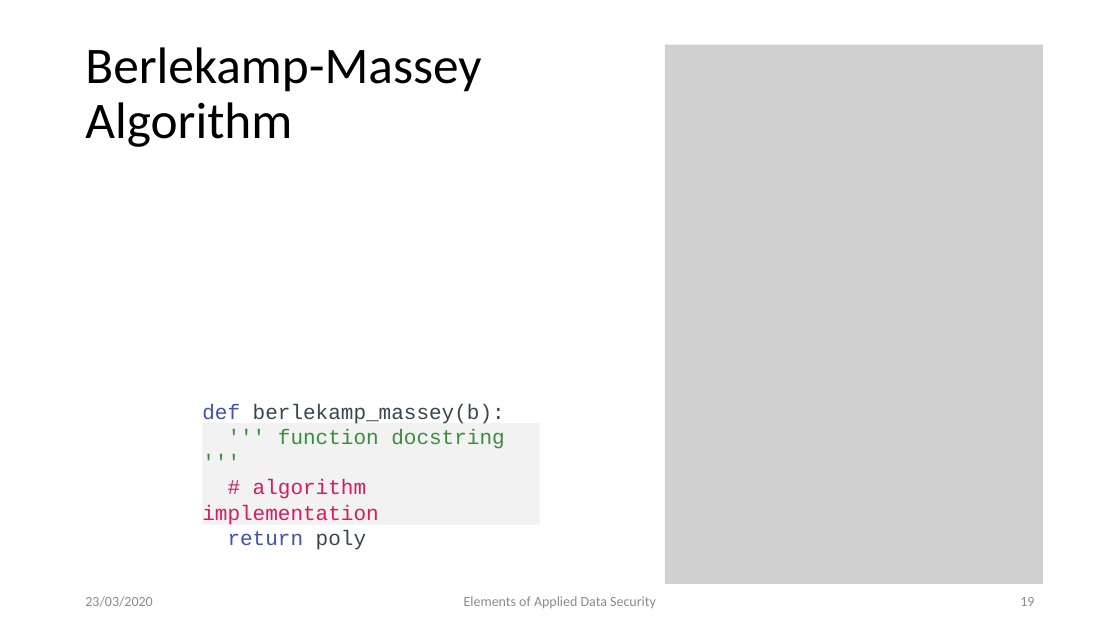
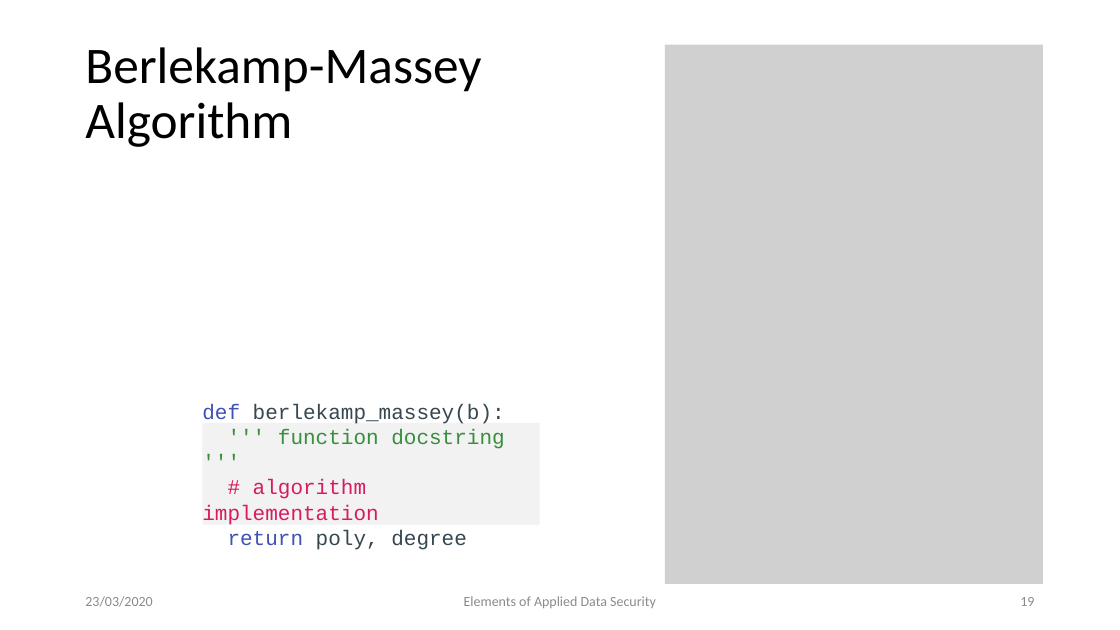
Before and after one commit to regineru/90392-DataSecurity, a slide deck: slide 19 of 2.lfsr/LFSR.pptx. Drawn at 1120x630 pixels with LibreOffice and Linux fonts; fonts in the diff are those of the drawing; grey boxes stand for pictures. Boxes give left, top, right and bottom in pixels: in the first picture for what was removed or moved away, otherwise in the second. Text is boxed around its words. In the diff, an @@ line names an element or a change of style, - is before the commit and + after.

Commit message:
add LFSR implementation and stream-cipher presentation

```diff
--- a/2.lfsr/LFSR.pptx
+++ b/2.lfsr/LFSR.pptx
@@ text in rectangle at bbox=[228, 530, 467, 550]: text changed; text colour #3F51B5 to #37474F @@
-return poly
+return poly, degree
```
Also in this commit, not shown: 7 other files.
